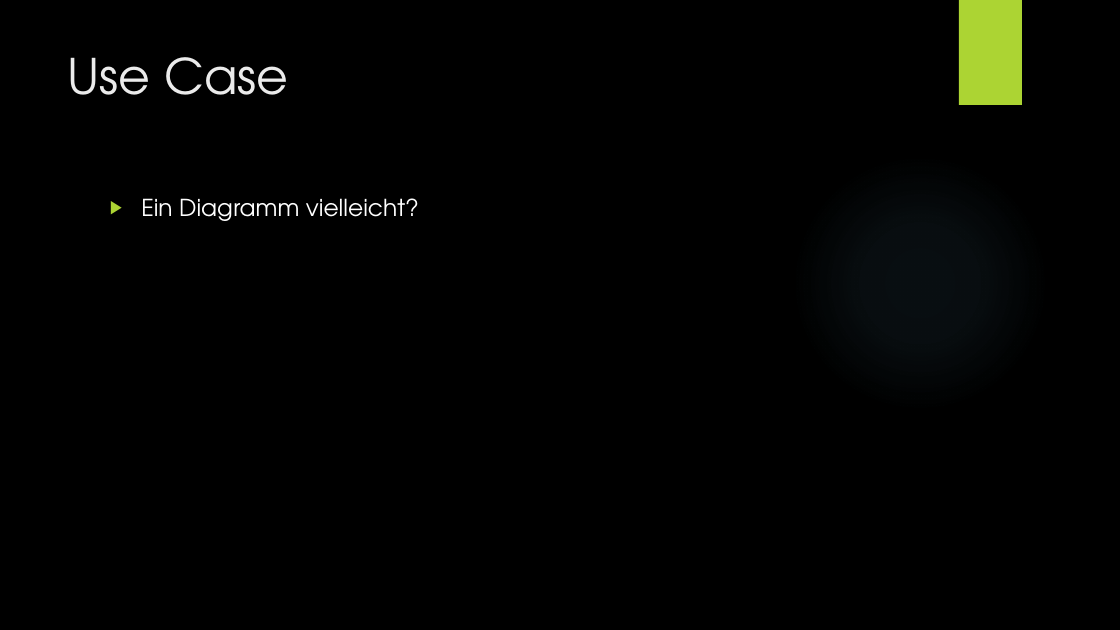
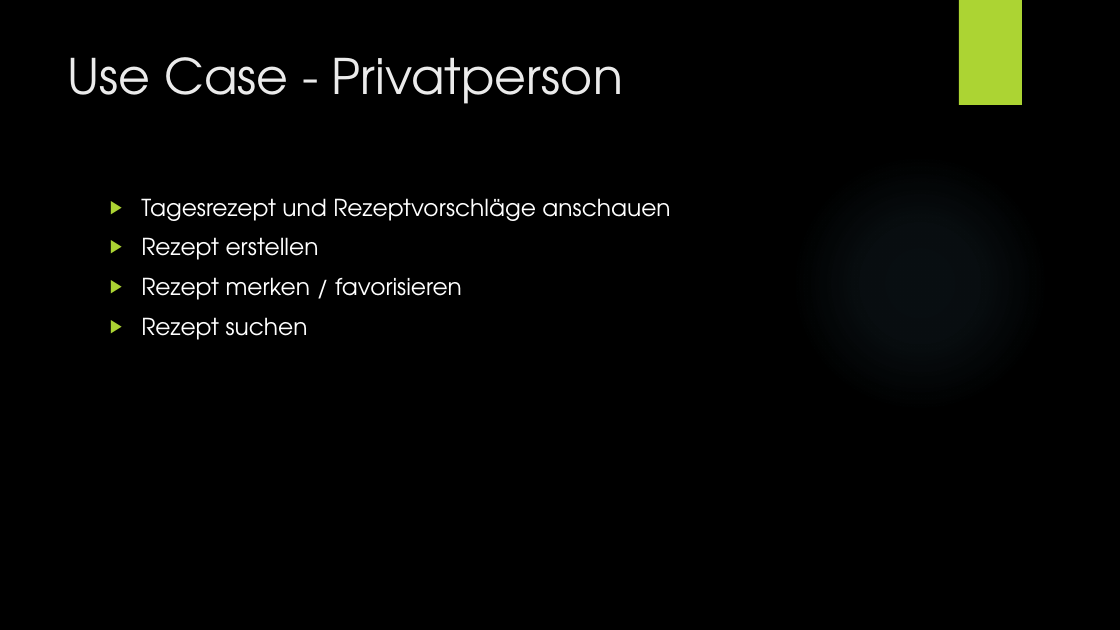
Before and after one commit to Wenja26/rezept, a slide deck: slide 3 of Rezptapp.pptx. Drawn at 1120x630 pixels with LibreOffice and Linux fonts; fonts in the diff are those of the drawing; background and template pictures are left out. Boxes give left, top, right and bottom in pixels: in the first picture for what was removed or moved away, otherwise in the second. Text is boxed around its words. In the diff, an @@ line names an element or a change of style, - is before the commit and + after.

Commit message:
updated presentation

```diff
--- a/Rezptapp.pptx
+++ b/Rezptapp.pptx
@@ title at (68, 57, 623, 104): text changed @@
-Use Case
+Use Case - Privatperson
@@ text at (141, 198, 670, 340): text changed @@
-▶ Ein Diagramm vielleicht?
+▶ Tagesrezept und Rezeptvorschläge anschauen
+▶ Rezept erstellen
+▶ Rezept merken / favorisieren
+▶ Rezept suchen
```
Also in this commit, not shown: 5 other slides changed, 3 slides added.
